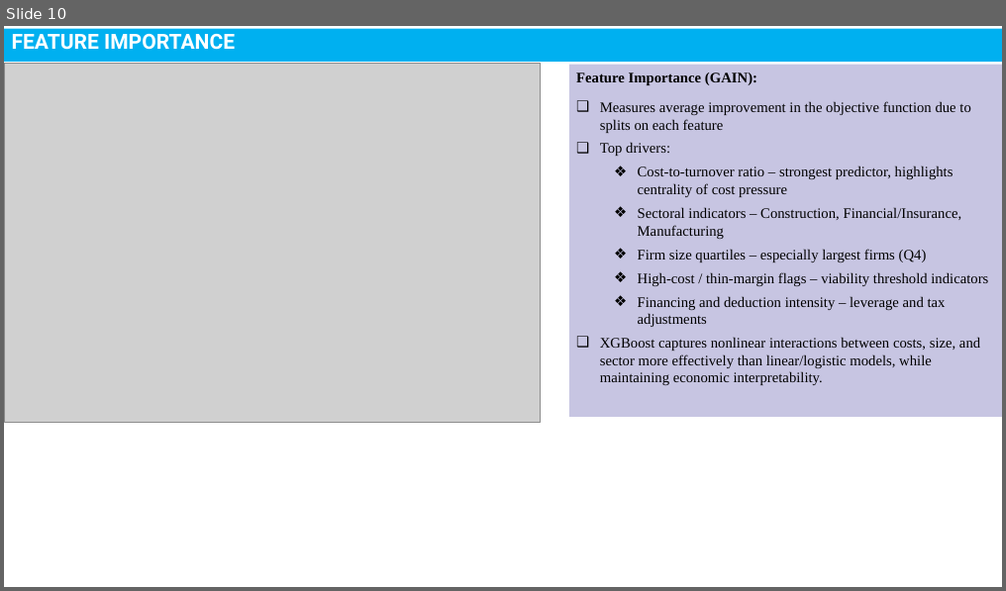
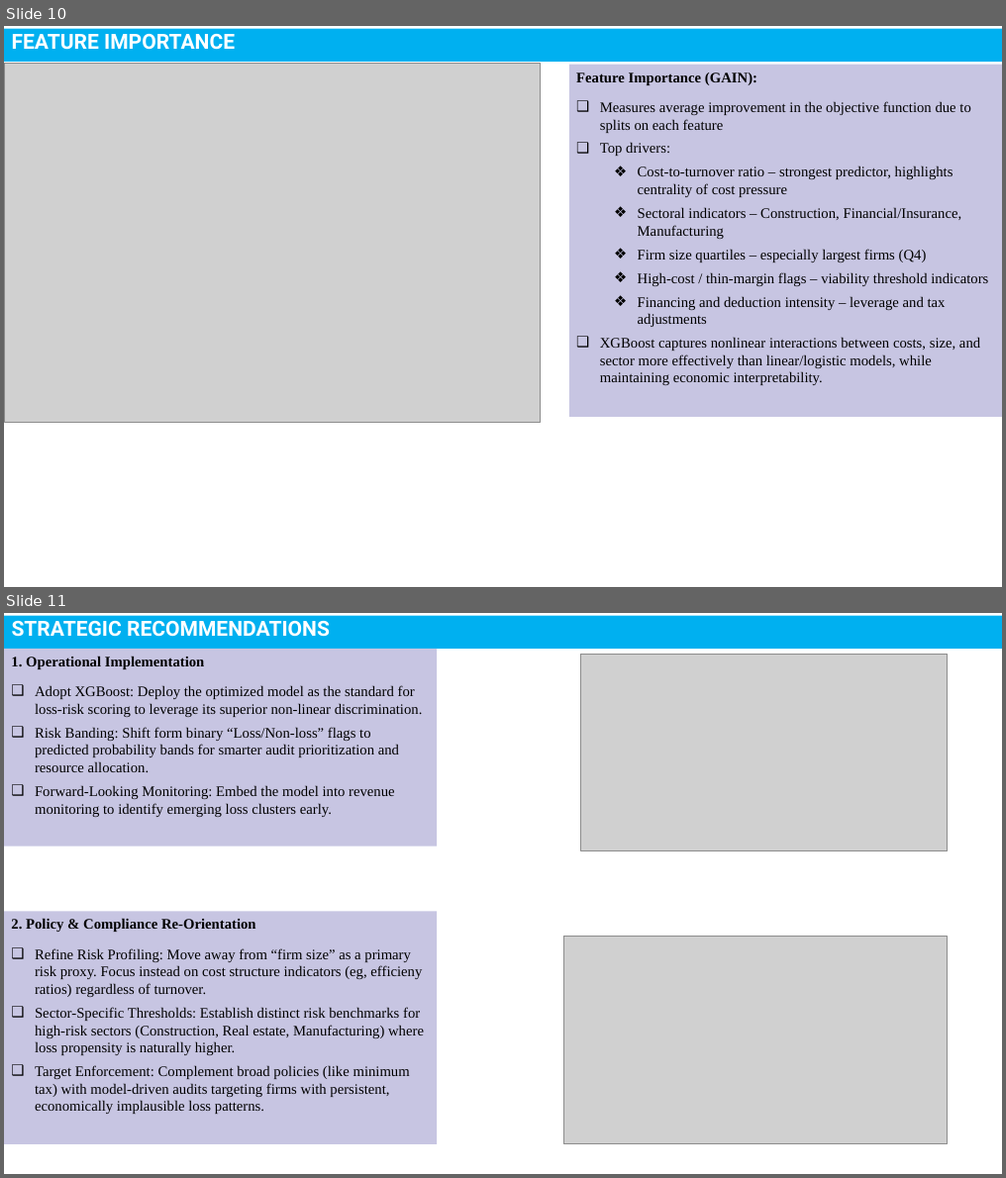
Before and after one commit to Ndunguuu01/Tax-Compliance-Prediction, a slide deck: presentation/Predicting Loss-Making Firms Using Administrative Tax Data.pptx. Shown one above the other, each under a label of ours: slide 10 before the commit, slides 10 and 11 after it. The pictures are 1006x591 and 1006x1178 pixels, drawn with LibreOffice and Linux fonts; fonts in the diff are those of the drawing; grey boxes stand for pictures. Boxes give left, top, right and bottom in pixels: in the first picture for what was removed or moved away, otherwise in the second. Text is boxed around its words. In the diff, an @@ line names an element or a change of style, - is before the commit and + after.

Commit message:
Added recommendation to the PPT

```diff
--- a/presentation/Predicting Loss-Making Firms Using Administrative Tax Data.pptx
+++ b/presentation/Predicting Loss-Making Firms Using Administrative Tax Data.pptx
@@ slide 11 added at (4,613,1002,1174), background #FFFFFF; not listed: 1 template element that a slide beside it also shows @@
@@ title added at (4,616,1002,649), fill #00B0F0, 20 pt, text #FFFFFF, bold @@
+STRATEGIC RECOMMENDATIONS
@@ rectangle added at (4,649,437,847), fill #C7C5E2, 14 pt, text #000000 @@
+1. Operational Implementation
+❑ Adopt XGBoost: Deploy the optimized model as the standard for loss-risk scoring to leverage its superior non-linear discrimination.
+❑ Risk Banding: Shift form binary “Loss/Non-loss” flags to predicted probability bands for smarter audit prioritization and resource allocation.
+❑ Forward-Looking Monitoring: Embed the model into revenue monitoring to identify emerging loss clusters early.
@@ picture added at (581,654,947,851) @@
@@ line added from (4, 712) to (70, 712), #000000 9.75 pt @@
@@ rectangle added at (4,912,437,1145), fill #C7C5E2, 14 pt, text #000000 @@
+2. Policy & Compliance Re-Orientation
+❑ Refine Risk Profiling: Move away from “firm size” as a primary risk proxy. Focus instead on cost structure indicators (eg, efficieny ratios) regardless of turnover.
+❑ Sector-Specific Thresholds: Establish distinct risk benchmarks for high-risk sectors (Construction, Real estate, Manufacturing) where loss propensity is naturally higher.
+❑ Target Enforcement: Complement broad policies (like minimum tax) with model-driven audits targeting firms with persistent, economically implausible loss patterns.
@@ picture added at (563,937,947,1145) @@
```
Also in this commit, not shown: 3 slides changed.
